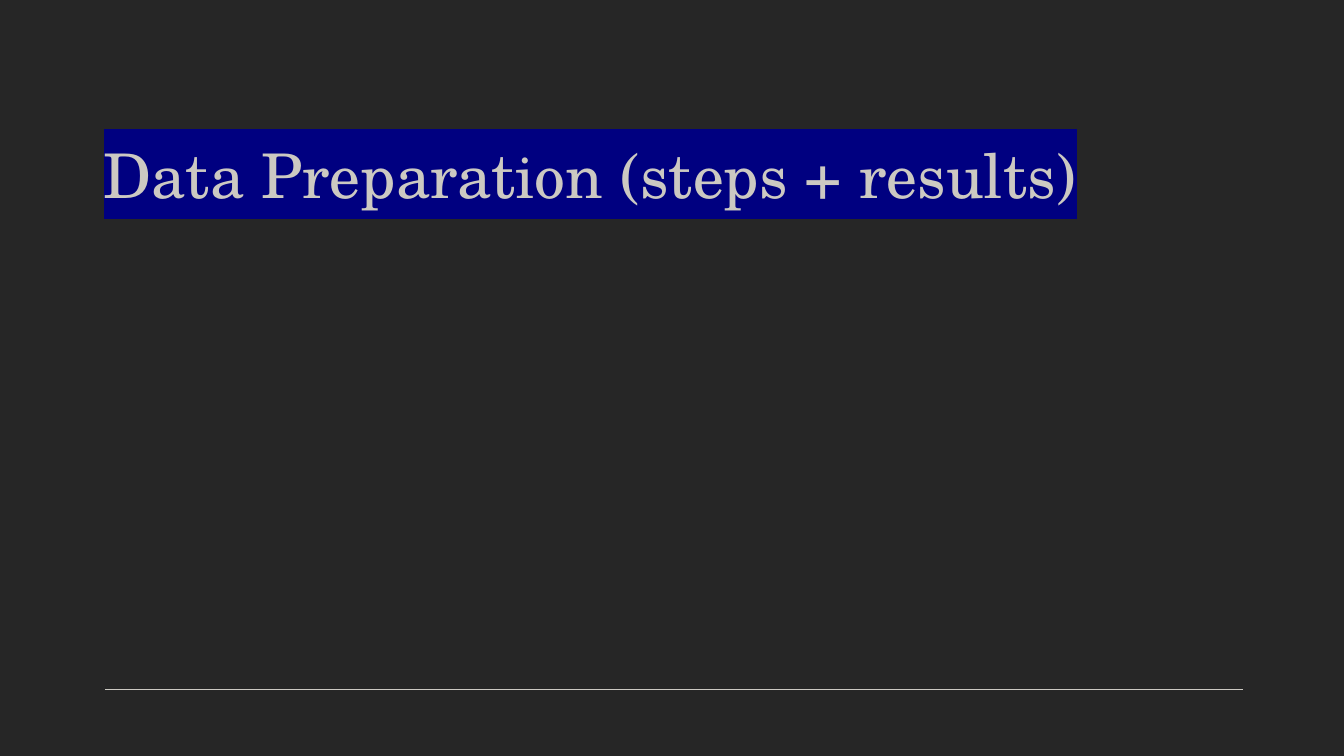
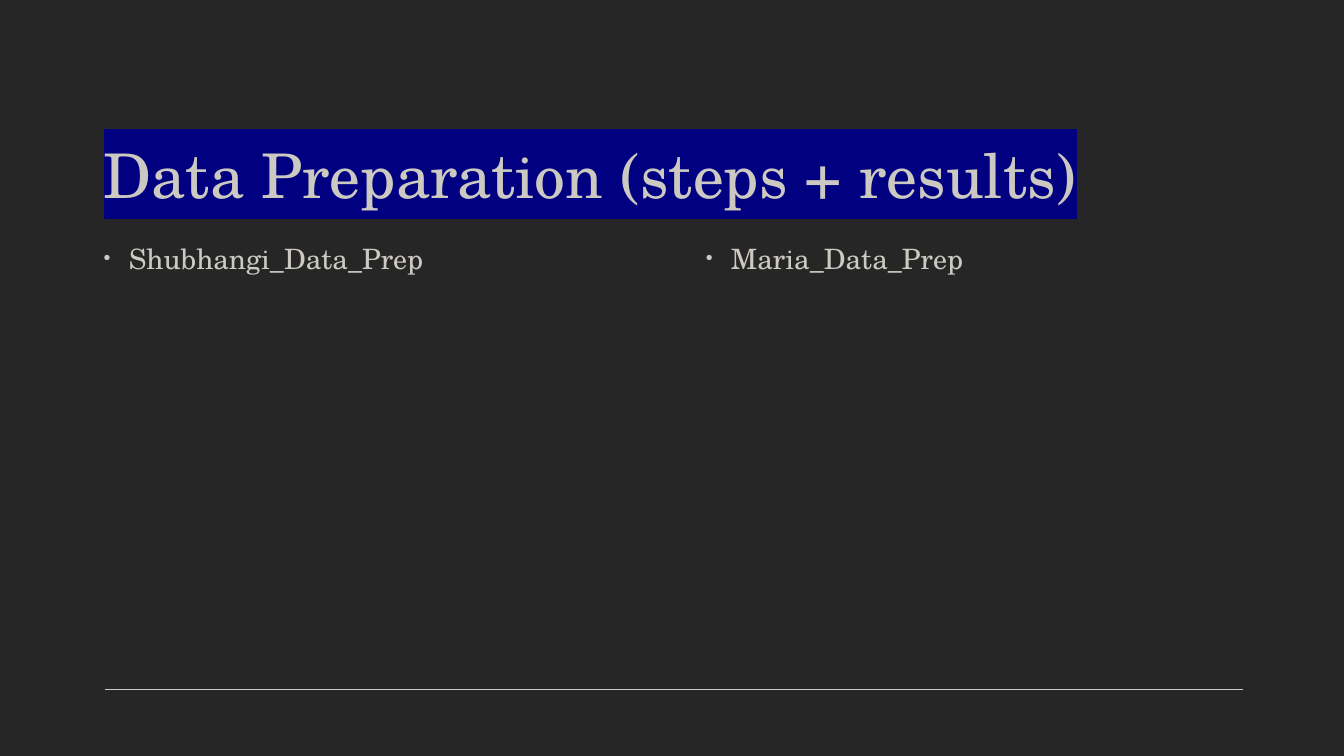
Before and after one commit to WiDS-Datathon-2025-UCLA-Team-2/UCLA_WiDS_Team-2, a slide deck: slide 4 of Final_Results/UCLA_WiDS_Team_2_Results.pptx. Drawn at 1344x756 pixels with LibreOffice and Linux fonts; fonts in the diff are those of the drawing. Boxes give left, top, right and bottom in pixels: in the first picture for what was removed or moved away, otherwise in the second. Text is boxed around its words. In the diff, an @@ line names an element or a change of style, - is before the commit and + after.

```diff
--- a/Final_Results/UCLA_WiDS_Team_2_Results.pptx
+++ b/Final_Results/UCLA_WiDS_Team_2_Results.pptx
@@ text added at (129,248,423,275), 20 pt, text #CCC9C2 @@
+• Shubhangi_Data_Prep
@@ text added at (731,249,963,275), 20 pt, text #CCC9C2 @@
+• Maria_Data_Prep
```
